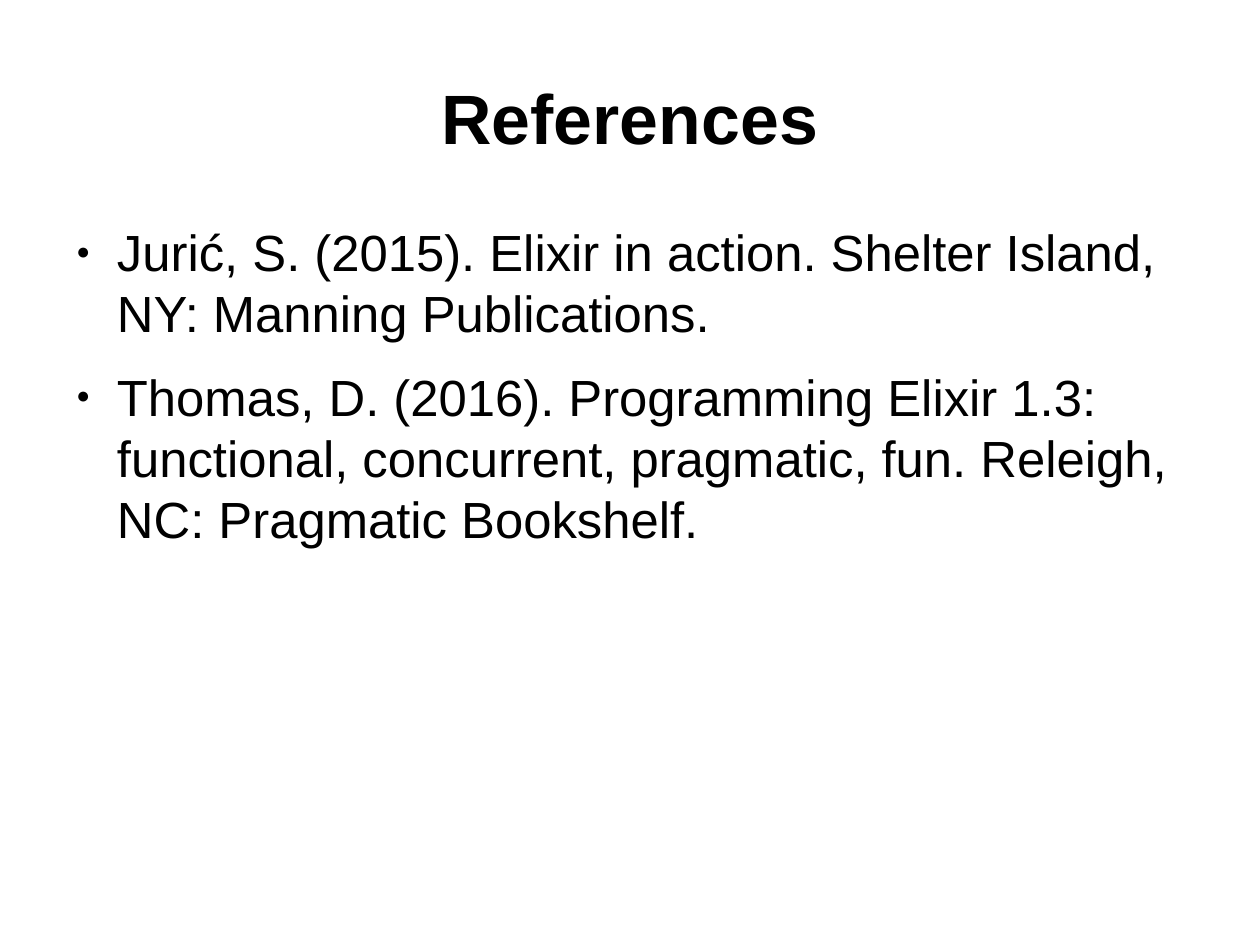
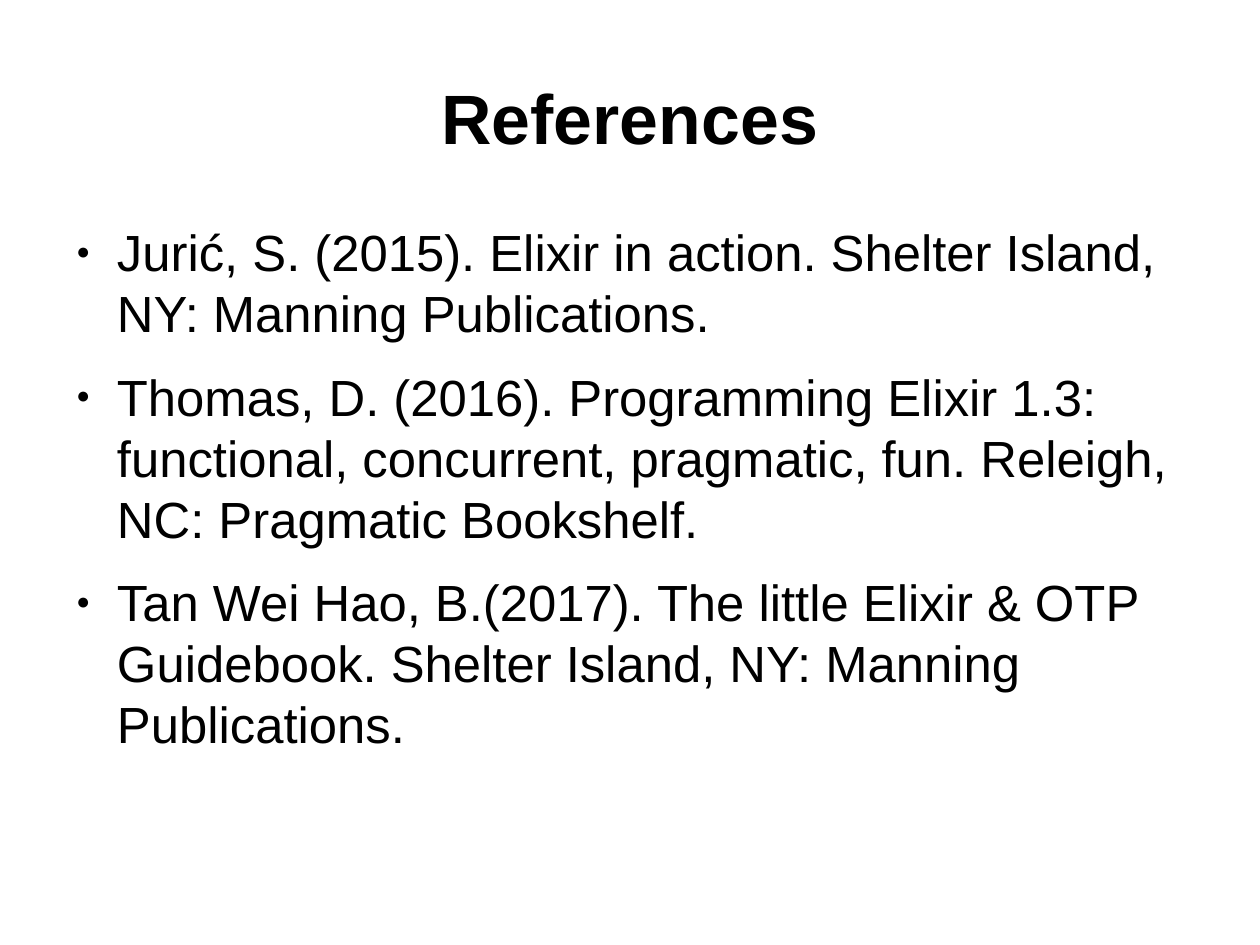
Before and after one commit to ramortegui/talks, a slide deck: slide 27 of elixir-otp-basics.odp (slide 12 before the commit). Drawn at 1260x945 pixels with LibreOffice and Linux fonts; fonts in the diff are those of the drawing. Boxes give left, top, right and bottom in pixels: in the first picture for what was removed or moved away, otherwise in the second. Text is boxed around its words. In the diff, an @@ line names an element or a change of style, - is before the commit and + after.

```diff
--- a/elixir-otp-basics.odp
+++ b/elixir-otp-basics.odp
@@ text at box(117, 584, 1139, 744): paragraph added @@
+● Tan Wei Hao, B.(2017). The little Elixir & OTP Guidebook. Shelter Island, NY: Manning Publications.
```
Also in this commit, not shown: 5 other slides changed, 18 slides added, 3 slides removed.
